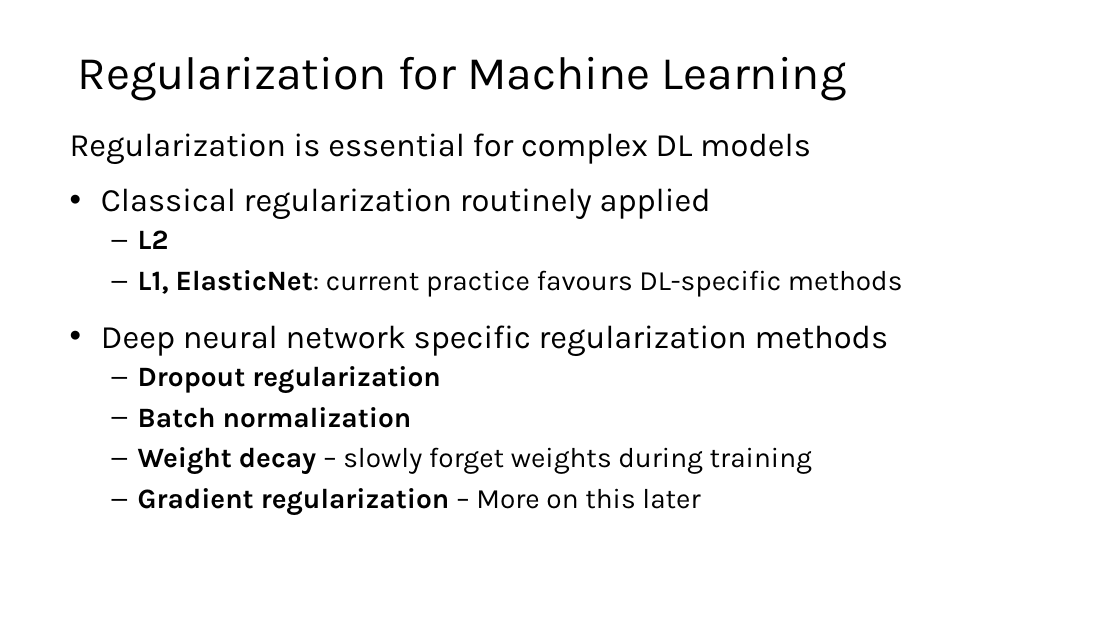
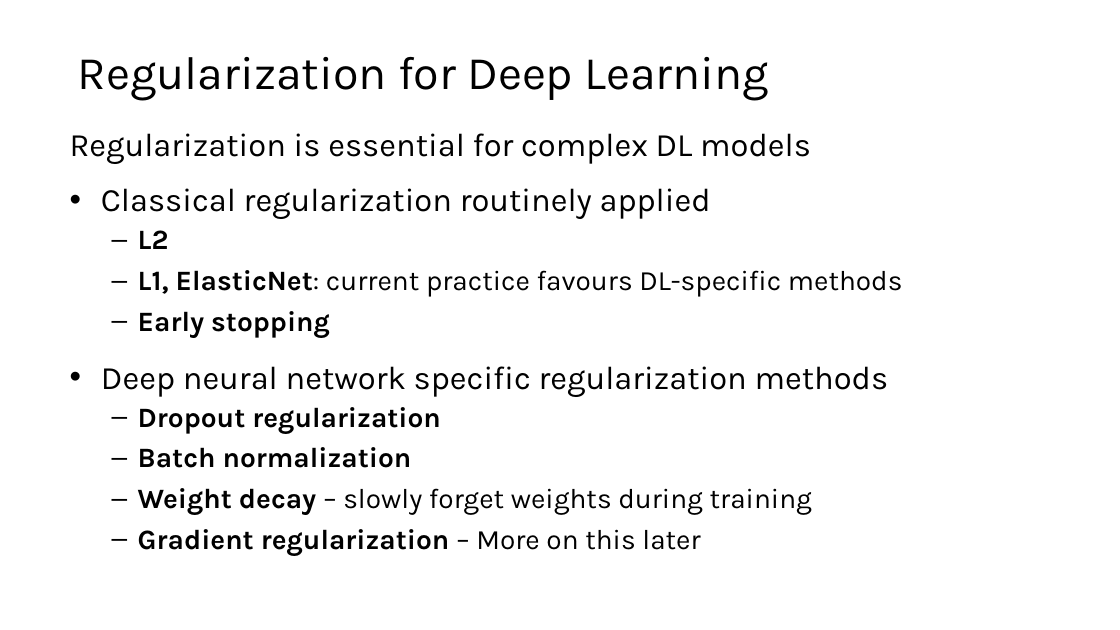
Before and after one commit to StephenElston/CSCI-E25, a slide deck: slide 52 of Slides/5_BuildingBlocksOfDeepLearning.pptx. Drawn at 1120x630 pixels with LibreOffice and Linux fonts; fonts in the diff are those of the drawing. Boxes give left, top, right and bottom in pixels: in the first picture for what was removed or moved away, otherwise in the second. Text is boxed around its words. In the diff, an @@ line names an element or a change of style, - is before the commit and + after.

```diff
--- a/Slides/5_BuildingBlocksOfDeepLearning.pptx
+++ b/Slides/5_BuildingBlocksOfDeepLearning.pptx
@@ title at (78, 57, 769, 100): text changed @@
-Regularization for Machine Learning
+Regularization for Deep Learning
@@ text at (138, 311, 330, 337): paragraph added @@
+  – Early stopping
```
Also in this commit, not shown: 2 other slides changed.
